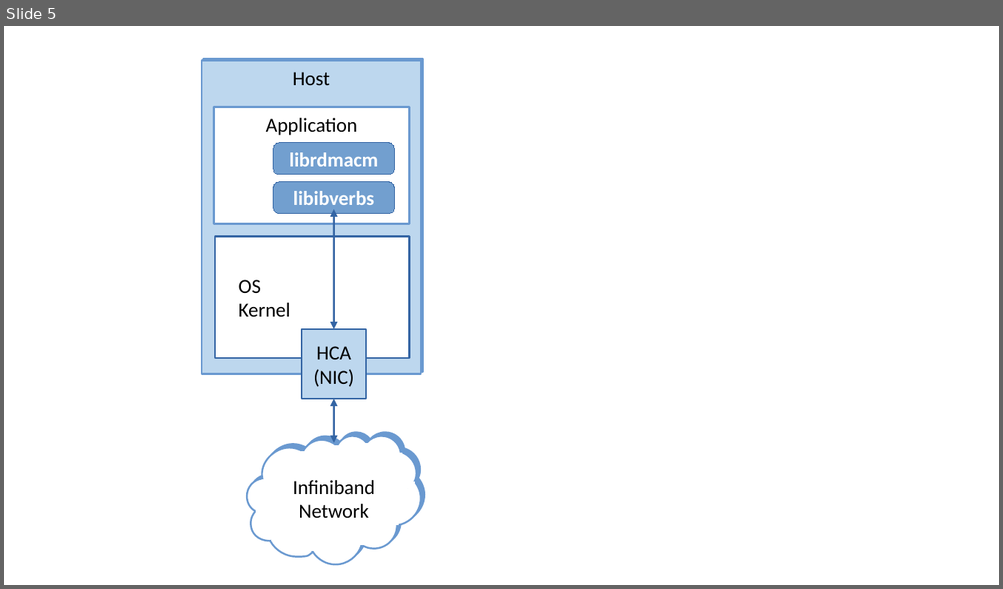
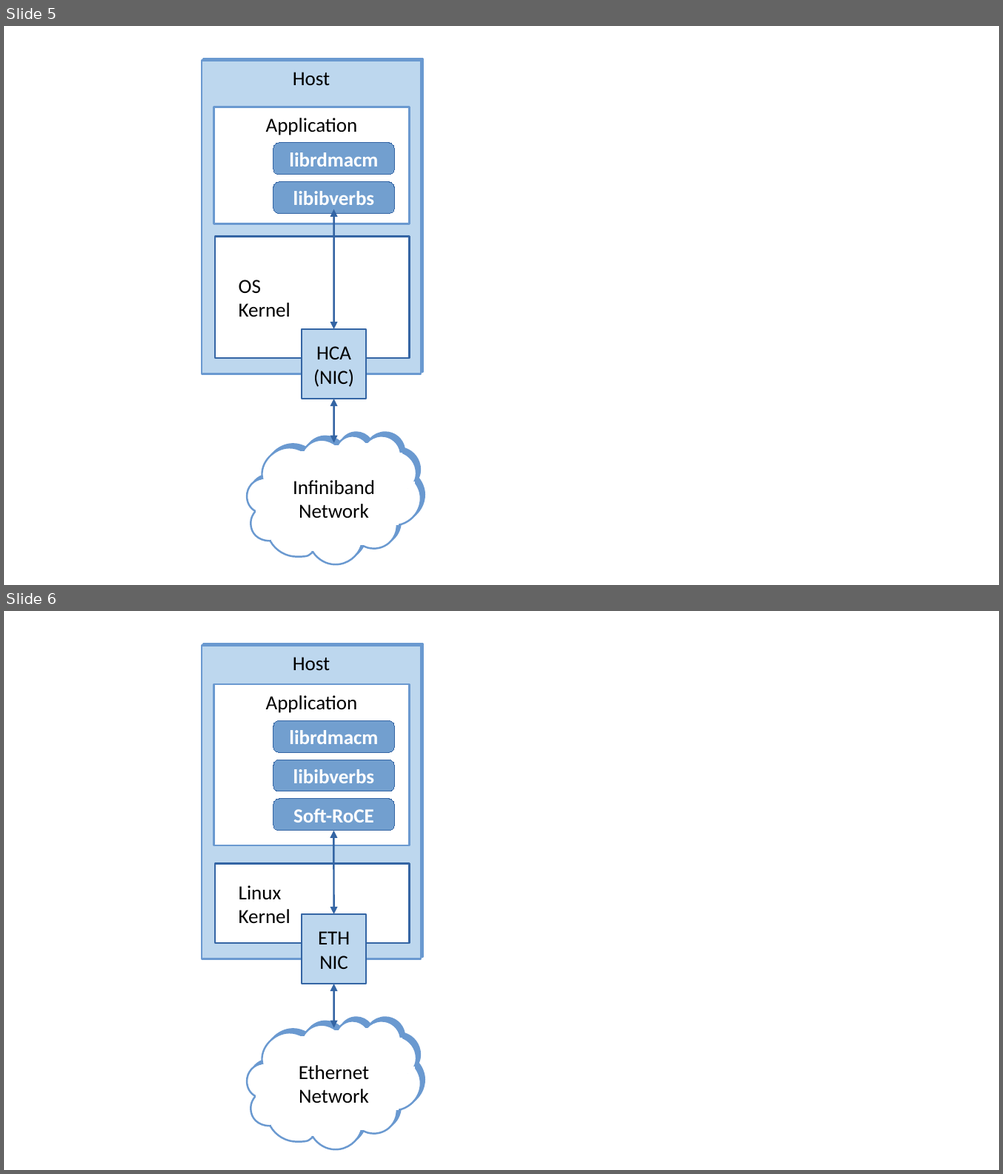
Before and after one commit to SystemsApproach/7E, a slide deck: message/figures/message.odp. Shown one above the other, each under a label of ours: slide 5 before the commit, slides 5 and 6 after it. The pictures are 1003x589 and 1003x1174 pixels, drawn with LibreOffice and Linux fonts; fonts in the diff are those of the drawing. Boxes give left, top, right and bottom in pixels: in the first picture for what was removed or moved away, otherwise in the second. Text is boxed around its words. In the diff, an @@ line names an element or a change of style, - is before the commit and + after.

```diff
--- a/message/figures/message.odp
+++ b/message/figures/message.odp
@@ slide 6 added at box(4, 611, 999, 1170), background #FFFFFF @@
@@ rectangle added at box(202, 645, 421, 960), fill #BDD7EE, outline #6A99D0 1.45 pt, 16 pt, text #000000 @@
+Host
@@ rectangle added at box(214, 684, 410, 846), fill #FFFFFF, outline #6A99D0 1.45 pt, 16 pt, text #000000 @@
+Application
@@ rounded rectangle added at box(274, 721, 395, 752), fill #729FCF, outline #3465A4 0 pt, 16 pt, text #FFFFFF, bold @@
+librdmacm
@@ rounded rectangle added at box(274, 760, 395, 792), fill #729FCF, outline #3465A4 0 pt, 16 pt, text #FFFFFF, bold @@
+libibverbs
@@ rounded rectangle added at box(274, 799, 395, 830), fill #729FCF, outline #3465A4 0 pt, 16 pt, text #FFFFFF, bold @@
+Soft-RoCE
@@ double arrow added from (333, 830) to (333, 914), #3465A4 1.45 pt @@
@@ rectangle added at box(215, 863, 410, 943), fill #FFFFFF, outline #3465A4 1.45 pt, 16 pt, text #000000 @@
+Linux
+Kernel
@@ rectangle added at box(301, 915, 366, 985), fill #BDD7EE, outline #3465A4 1.45 pt, 16 pt, text #000000 @@
+ETH
+NIC
@@ double arrow added from (333, 984) to (333, 1028), #3465A4 1.45 pt @@
@@ text added at box(299, 1065, 369, 1104), 16 pt, text #000000 @@
+Ethernet
+Network
@@ group added at box(247, 1022, 421, 1150): 11 rectangles, 1 freeform shape @@
```
Also in this commit, not shown: 1 other slide added, 7 other files.
